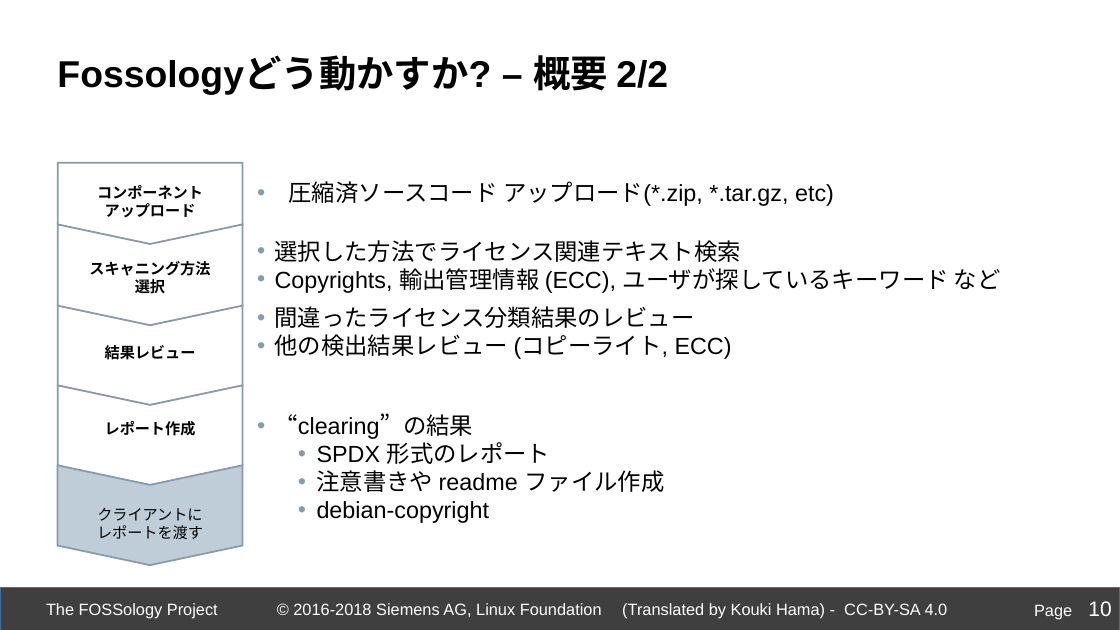
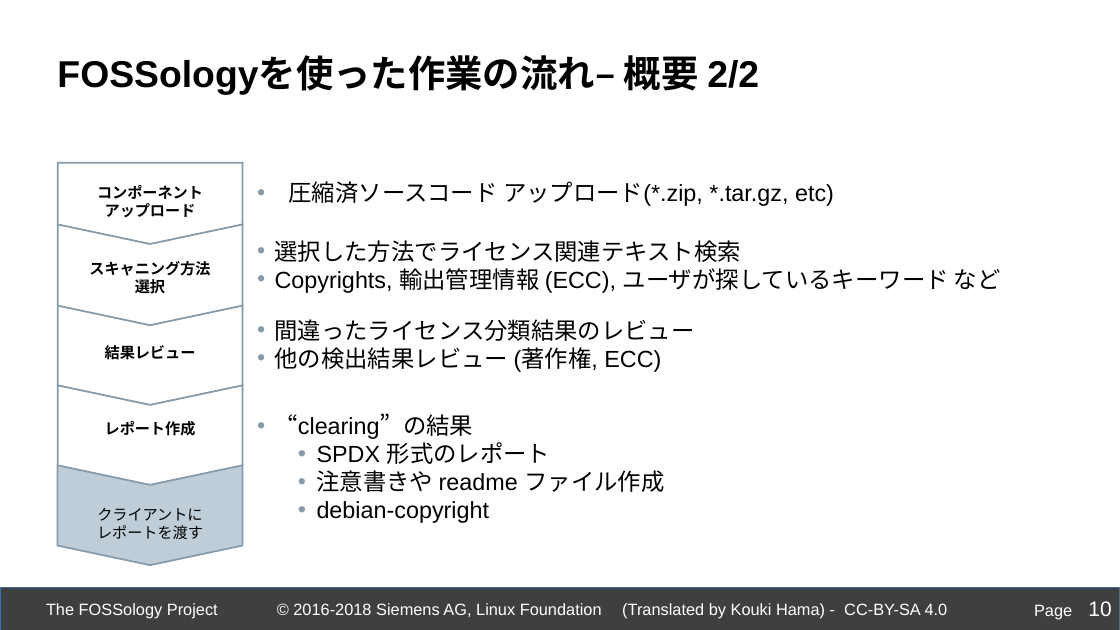
Before and after one commit to fossology/FOSSologySlides, a slide deck: slide 10 of Module-B-JPN-Basic-Workflow.pptx. Drawn at 1120x630 pixels with LibreOffice and Linux fonts; fonts in the diff are those of the drawing; background and template pictures are left out. Boxes give left, top, right and bottom in pixels: in the first picture for what was removed or moved away, otherwise in the second. Text is boxed around its words. In the diff, an @@ line names an element or a change of style, - is before the commit and + after.

```diff
--- a/Module-B-JPN-Basic-Workflow.pptx
+++ b/Module-B-JPN-Basic-Workflow.pptx
@@ text at bbox=[57, 55, 759, 95]: text changed @@
-Fossologyどう動かすか? – 概要 2/2
+FOSSologyを使った作業の流れ– 概要 2/2
@@ text at bbox=[275, 347, 661, 372]: text changed @@
-• 他の検出結果レビュー (コピーライト, ECC)
+• 他の検出結果レビュー (著作権, ECC)
```
Also in this commit, not shown: 6 other slides changed.
